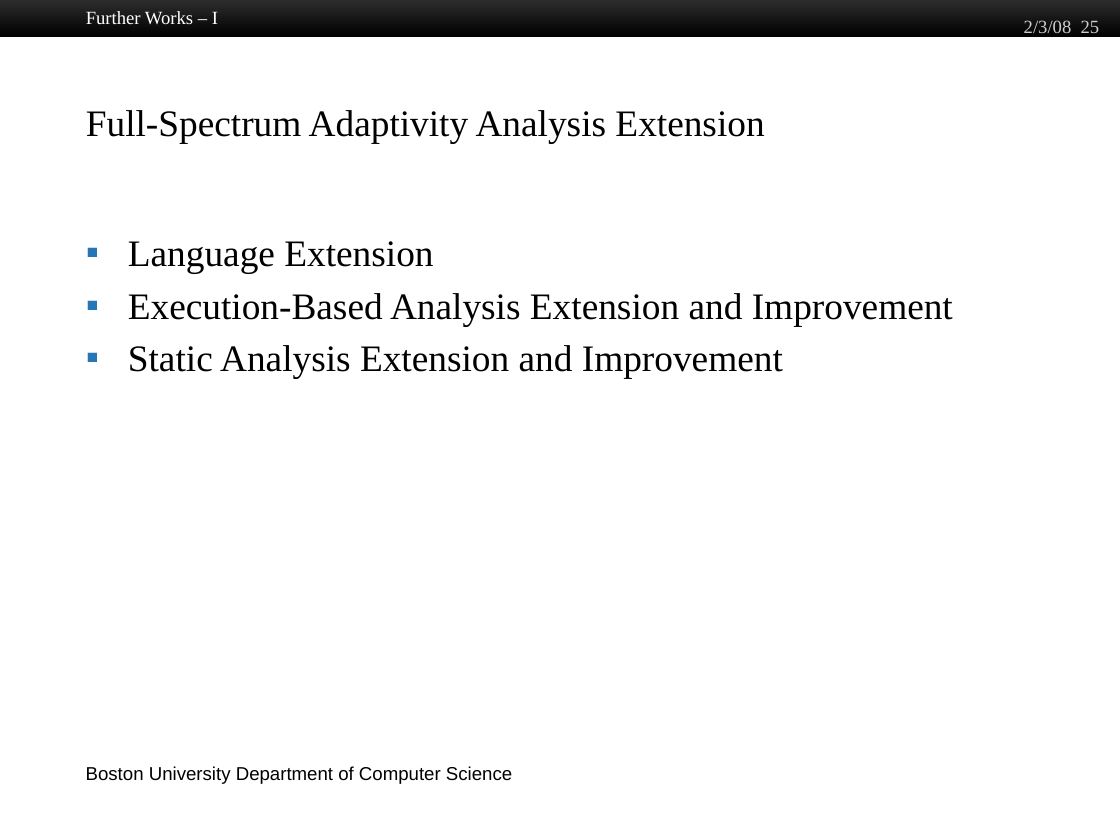
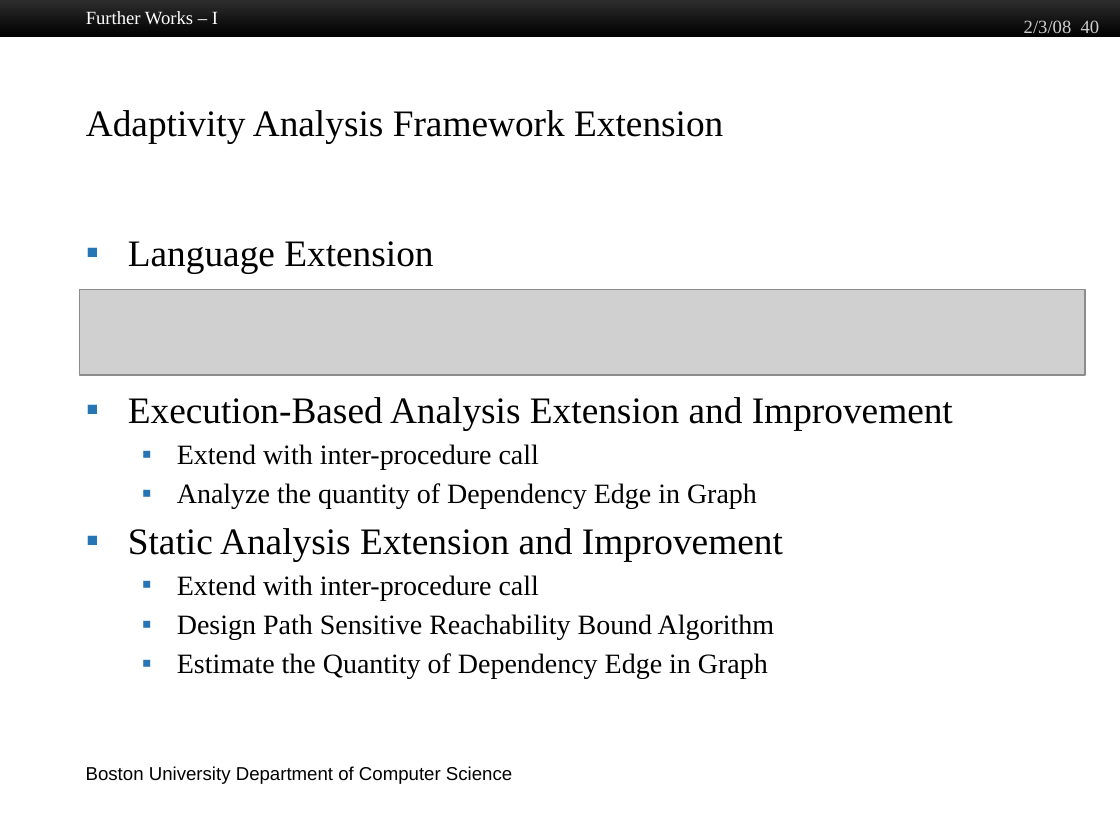
Before and after one commit to jiawenliu/PhD, a slide deck: slide 40 of CS/Prospectus/Slides/Jiawen Liu.pptx (slide 25 before the commit). Drawn at 1120x840 pixels with LibreOffice and Linux fonts; fonts in the diff are those of the drawing; grey boxes stand for pictures; background and template pictures are left out. Boxes give left, top, right and bottom in pixels: in the first picture for what was removed or moved away, otherwise in the second. Text is boxed around its words. In the diff, an @@ line names an element or a change of style, - is before the commit and + after.

Commit message:
slides and graphs

```diff
--- a/CS/Prospectus/Slides/Jiawen Liu.pptx
+++ b/CS/Prospectus/Slides/Jiawen Liu.pptx
@@ text at bbox=[1024, 20, 1100, 38]: text changed @@
-2/3/08 25
+2/3/08 40
@@ title at bbox=[86, 110, 723, 143]: text changed @@
-Full-Spectrum Adaptivity Analysis Extension
+Adaptivity Analysis Framework Extension
@@ picture added at bbox=[80, 289, 1085, 375] @@
@@ text at bbox=[177, 444, 757, 509]: paragraphs added @@
+  ▪ Extend with inter-procedure call
+  ▪ Analyze the quantity of Dependency Edge in Graph
@@ text at bbox=[177, 575, 775, 679]: paragraphs added @@
+  ▪ Extend with inter-procedure call
+  ▪ Design Path Sensitive Reachability Bound Algorithm
+  ▪ Estimate the Quantity of Dependency Edge in Graph
```
Also in this commit, not shown: 17 other slides changed, 24 slides added, 4 slides removed, 37 other files.
